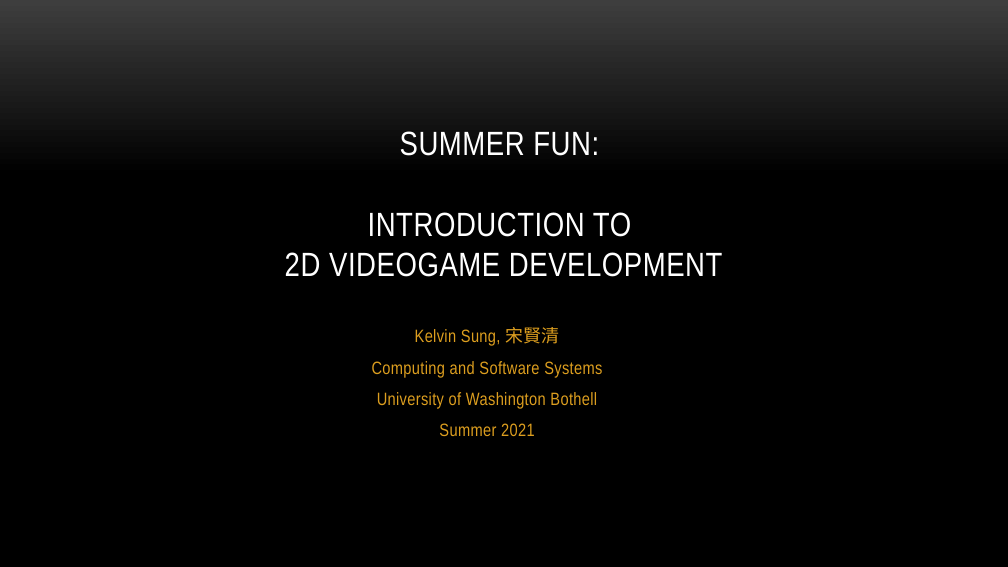
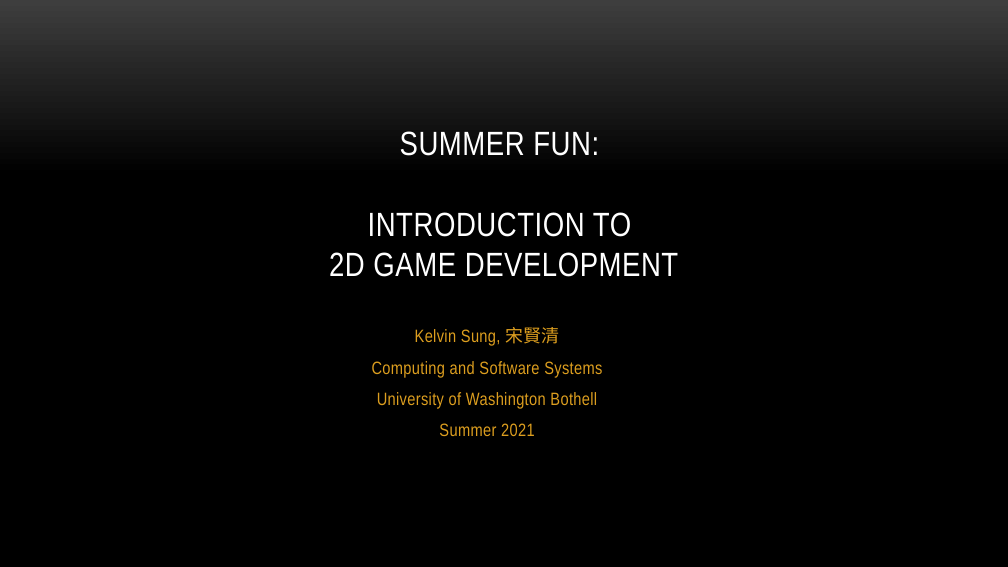
Before and after one commit to myuwbclasses/IntroGameDevelopment, a slide deck: slide 1 of PPT/Intro.pptx. Drawn at 1008x567 pixels with LibreOffice and Linux fonts; fonts in the diff are those of the drawing; background and template pictures are left out. Boxes give left, top, right and bottom in pixels: in the first picture for what was removed or moved away, otherwise in the second. Text is boxed around its words. In the diff, an @@ line names an element or a change of style, - is before the commit and + after.

Commit message:
Videogame to game change

```diff
--- a/PPT/Intro.pptx
+++ b/PPT/Intro.pptx
@@ title at (x1=329, y1=131, x2=678, y2=277): text changed @@
-SUMMER FUN:
-INTRODUCTION TO
-2D VIDEOGAME DEVELOPMENT
+SUMMER FUN:
+INTRODUCTION TO
+2D GAME DEVELOPMENT
```
